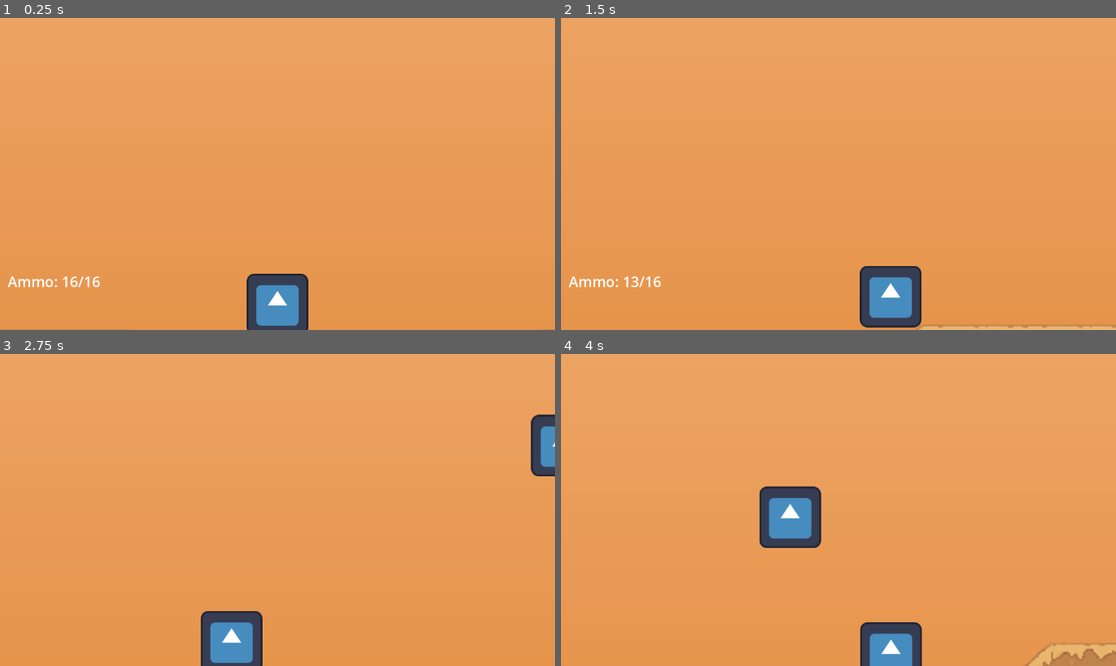
Above: before the commit, frames 1-4 (two rows, left to right).
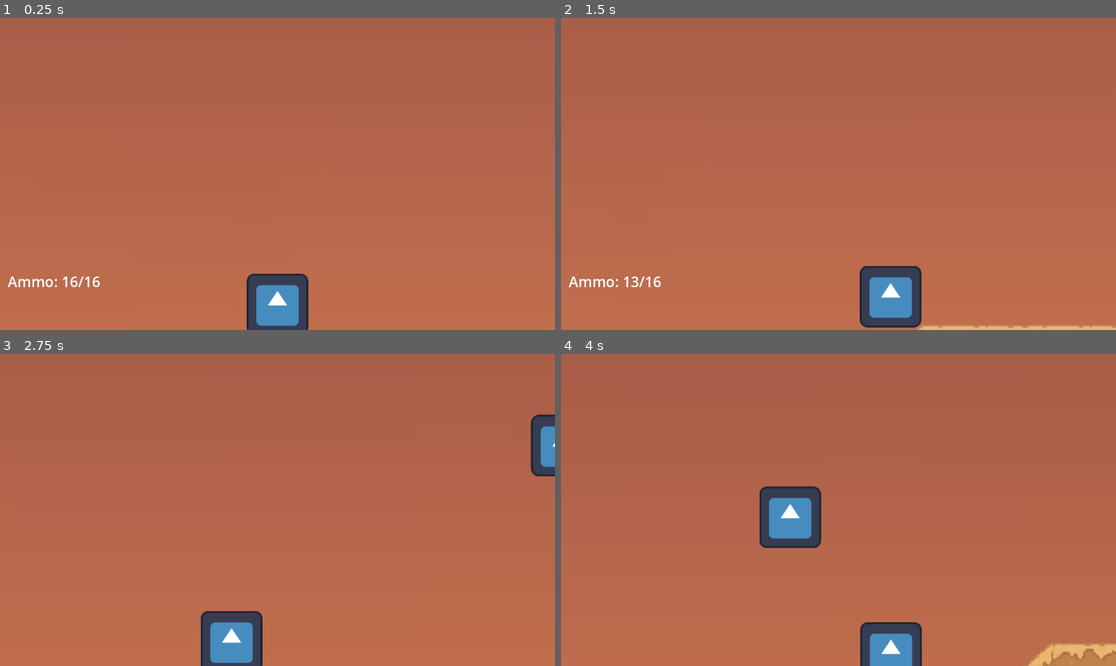
Above: after the commit, the same moments.

Repository: dzfrias/gladiator
Game: Godot game, scene res://scenes/playtest_scene.tscn
Two runs of this game, one before a commit and one after it. Both use one fixed random seed, a clock stepped at 60 frames per second and the inputs below. This scene is started directly instead of the project's main scene. The engine's default icon, where the game draws it, is replaced by a stand-in: a white triangle on a blue panel in a dark square.
Inputs (mouse positions are in pixels of both pictures, inside the frame that each line leads up to):
- Up to frame 1 (0.25 s): no input
- Up to frame 2 (1.5 s): move the mouse to (960, 158) at 0.52 s; press the mouse at (960, 158) at 0.53 s; hold D (right) from 0.53 s (still down); tap Space (jump) at 0.77, 1.07 s; move the mouse to (727, 189) at 1.27 s; release the mouse at (727, 189) at 1.28 s; tap E (roll) at 1.35 s
- Up to frame 3 (2.75 s): tap Space (jump) at 1.52, 1.82 s; move the mouse to (333, 441) at 2.02 s; release D (right) at 2.03 s; hold A (left) from 2.03 s (still down); hold Q (toggle_weapon) from 2.03 s (still down)
- Up to frame 4 (4 s): move the mouse to (810, 572) at 2.77 s; release A (left) at 2.78 s; release Q (toggle_weapon) at 2.78 s; hold D (right) from 2.78 s (still down); click (810, 572) at 2.85 s; tap Space (jump) at 3.02, 3.32, 3.77 s; move the mouse to (1005, 556) at 3.52 s; hold E (roll) from 3.53 s (still down)

The runs differ from the first frame. In frame 1, 98% of the frame differs, in the area x 0-100%, y 0-100%; in frame 2, 97%; in frame 3, 97%; in frame 4, 95%.

Commit message:
update background

Diff:
--- a/scenes/playtest_scene.tscn
+++ b/scenes/playtest_scene.tscn
@@ -1,5 +1,6 @@
-[gd_scene load_steps=13 format=4 uid="uid://bnbskcv2wvq43"]
-
+[gd_scene load_steps=12 format=4 uid="uid://bnbskcv2wvq43"]
+
+[ext_resource type="Texture2D" uid="uid://3ot88no4hqp0" path="res://assets/Background first layer.jpeg" id="1_bl55t"]
 [ext_resource type="PackedScene" uid="uid://dv7ihnextsw4v" path="res://scenes/player.tscn" id="1_flae5"]
 [ext_resource type="Texture2D" uid="uid://c1b6xcoqgijcm" path="res://assets/new_tileset.png" id="2_wt64q"]
 [ext_resource type="Script" path="res://scripts/spawner.gd" id="4_k3it1"]
@@ -7,12 +8,6 @@
 [ext_resource type="PackedScene" uid="uid://brhth4kuom7aw" path="res://scenes/vulture.tscn" id="6_cqa8h"]
 [ext_resource type="PackedScene" uid="uid://dktl7ywhwt15s" path="res://scenes/player_ui.tscn" id="7_igtfv"]
 [ext_resource type="PackedScene" uid="uid://b8sfq85fv1ul4" path="res://scenes/shooter.tscn" id="8_ouu5s"]
-
-[sub_resource type="Gradient" id="Gradient_c68xo"]
-colors = PackedColorArray(0.85098, 0.447059, 0.101961, 1, 1, 0.823529, 0.654902, 1)
-
-[sub_resource type="GradientTexture2D" id="GradientTexture2D_mknkc"]
-gradient = SubResource("Gradient_c68xo")
 
 [sub_resource type="TileSetAtlasSource" id="TileSetAtlasSource_bamm8"]
 texture = ExtResource("2_wt64q")
@@ -258,11 +253,10 @@
 
 [node name="PlaytestScene" type="Node2D"]
 
-[node name="Sprite2D" type="Sprite2D" parent="."]
-position = Vector2(659, -598.985)
-rotation = -1.5708
-scale = Vector2(66.5308, 120.421)
-texture = SubResource("GradientTexture2D_mknkc")
+[node name="BackgroundFirstLayer" type="Sprite2D" parent="."]
+position = Vector2(514.001, -501)
+scale = Vector2(25.9, 25.9)
+texture = ExtResource("1_bl55t")
 
 [node name="Player" parent="." instance=ExtResource("1_flae5")]
 position = Vector2(-14, -85)
Binary file added: assets/Background first layer.jpeg
Not shown, added: assets/Background first layer.jpeg.import
